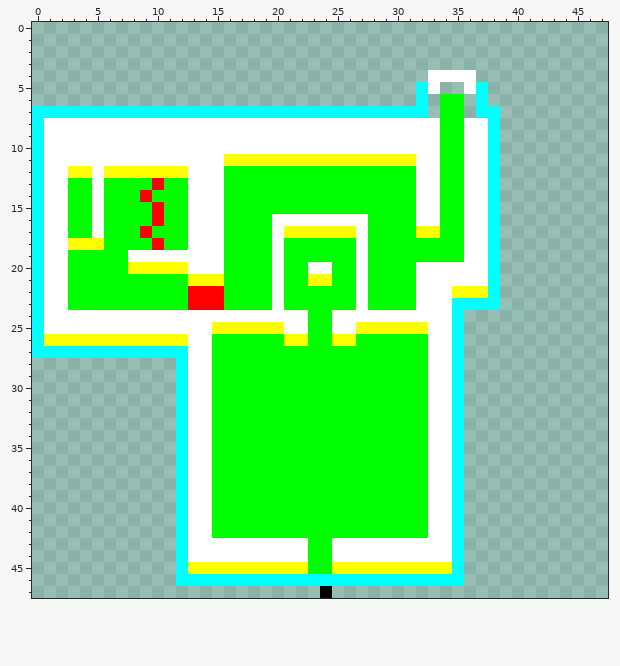
Pixel-art file -- RDEngineContent/Aseprite/Level2.aseprite. The first picture shows the starting point.
48x48 pixels, 1 frame.
After:
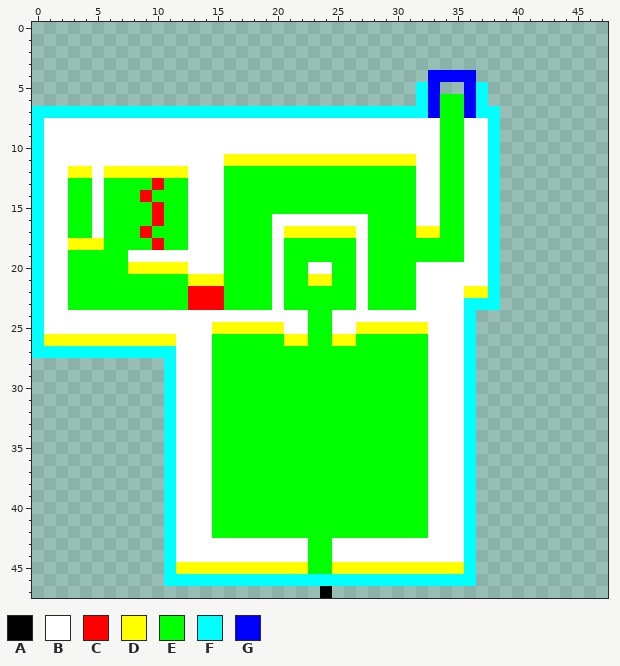
Palette (. is transparent): A #000000  B #ffffff  C #ff0000  D #ffff00  E #00ff00  F #00ffff  G #0000ff
Difference:
--- layer "Layer"
@@ x 31..38 @@
  3 ........
- 4 ..BBBB..
- 5 .FB..BF.
- 6 .F.EE.F.
- 7 FF.EE.FF
+ 4 ..GGGG..
+ 5 .FG..GF.
+ 6 .FGEEGF.
+ 7 FFGEEGFF
  8 BBBEEBBF
@@ x 9..38 @@
 21 EEEEDDDEEEEBEEDDEEBEEEEBBBBBBF
-22 EEEECCCEEEEBEEEEEEBEEEEBBBDDDF
-23 EEEECCCEEEEBEEEEEEBEEEEBBBFFFF
-24 BBBBBBBBBBBBBBEEBBBBBBBBBBF...
-25 BBBBBBDDDDDDBBEEBBDDDDDDBBF...
-26 DDDDBBEEEEEEDDEEDDEEEEEEBBF...
-27 FFFFBBEEEEEEEEEEEEEEEEEEBBF...
-28 ...FBBEEEEEEEEEEEEEEEEEEBBF...
-29 ...FBBEEEEEEEEEEEEEEEEEEBBF...
-30 ...FBBEEEEEEEEEEEEEEEEEEBBF...
-31 ...FBBEEEEEEEEEEEEEEEEEEBBF...
-32 ...FBBEEEEEEEEEEEEEEEEEEBBF...
-33 ...FBBEEEEEEEEEEEEEEEEEEBBF...
-34 ...FBBEEEEEEEEEEEEEEEEEEBBF...
-35 ...FBBEEEEEEEEEEEEEEEEEEBBF...
-36 ...FBBEEEEEEEEEEEEEEEEEEBBF...
-37 ...FBBEEEEEEEEEEEEEEEEEEBBF...
-38 ...FBBEEEEEEEEEEEEEEEEEEBBF...
-39 ...FBBEEEEEEEEEEEEEEEEEEBBF...
-40 ...FBBEEEEEEEEEEEEEEEEEEBBF...
-41 ...FBBEEEEEEEEEEEEEEEEEEBBF...
-42 ...FBBEEEEEEEEEEEEEEEEEEBBF...
-43 ...FBBBBBBBBBBEEBBBBBBBBBBF...
-44 ...FBBBBBBBBBBEEBBBBBBBBBBF...
-45 ...FDDDDDDDDDDEEDDDDDDDDDDF...
-46 ...FFFFFFFFFFFFFFFFFFFFFFFF...
+22 EEEECCCEEEEBEEEEEEBEEEEBBBBDDF
+23 EEEECCCEEEEBEEEEEEBEEEEBBBBFFF
+24 BBBBBBBBBBBBBBEEBBBBBBBBBBBF..
+25 BBBBBBDDDDDDBBEEBBDDDDDDBBBF..
+26 DDDBBBEEEEEEDDEEDDEEEEEEBBBF..
+27 FFFBBBEEEEEEEEEEEEEEEEEEBBBF..
+28 ..FBBBEEEEEEEEEEEEEEEEEEBBBF..
+29 ..FBBBEEEEEEEEEEEEEEEEEEBBBF..
+30 ..FBBBEEEEEEEEEEEEEEEEEEBBBF..
+31 ..FBBBEEEEEEEEEEEEEEEEEEBBBF..
+32 ..FBBBEEEEEEEEEEEEEEEEEEBBBF..
+33 ..FBBBEEEEEEEEEEEEEEEEEEBBBF..
+34 ..FBBBEEEEEEEEEEEEEEEEEEBBBF..
+35 ..FBBBEEEEEEEEEEEEEEEEEEBBBF..
+36 ..FBBBEEEEEEEEEEEEEEEEEEBBBF..
+37 ..FBBBEEEEEEEEEEEEEEEEEEBBBF..
+38 ..FBBBEEEEEEEEEEEEEEEEEEBBBF..
+39 ..FBBBEEEEEEEEEEEEEEEEEEBBBF..
+40 ..FBBBEEEEEEEEEEEEEEEEEEBBBF..
+41 ..FBBBEEEEEEEEEEEEEEEEEEBBBF..
+42 ..FBBBEEEEEEEEEEEEEEEEEEBBBF..
+43 ..FBBBBBBBBBBBEEBBBBBBBBBBBF..
+44 ..FBBBBBBBBBBBEEBBBBBBBBBBBF..
+45 ..FDDDDDDDDDDDEEDDDDDDDDDDDF..
+46 ..FFFFFFFFFFFFFFFFFFFFFFFFFF..
 47 ...............A..............
